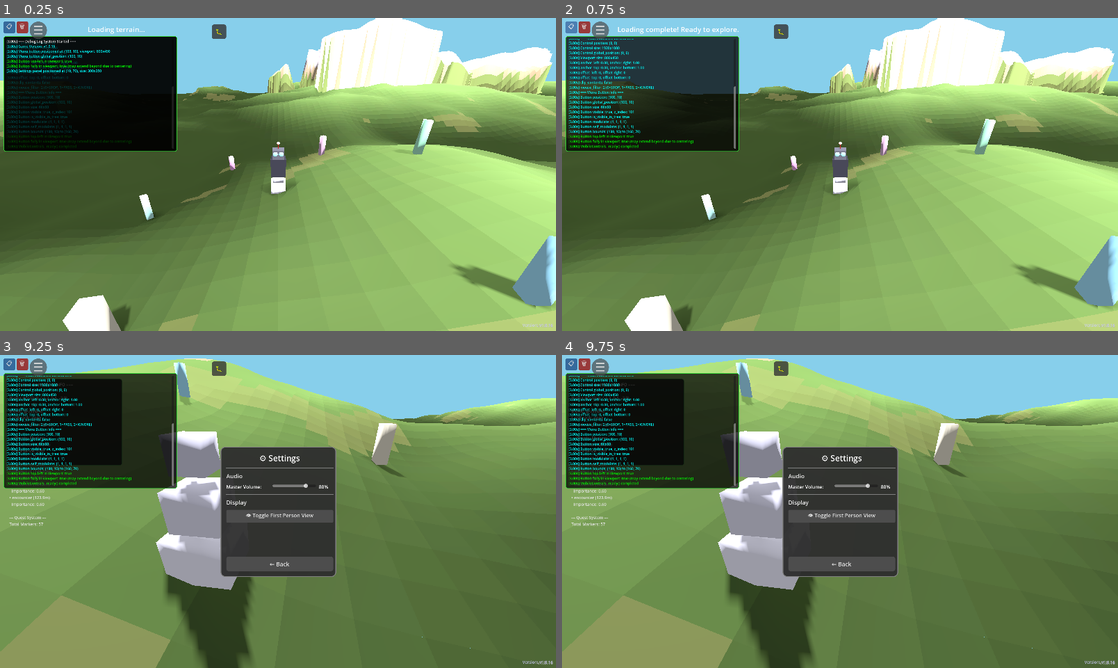
Above: before the commit, frames 1-4 (two rows, left to right).
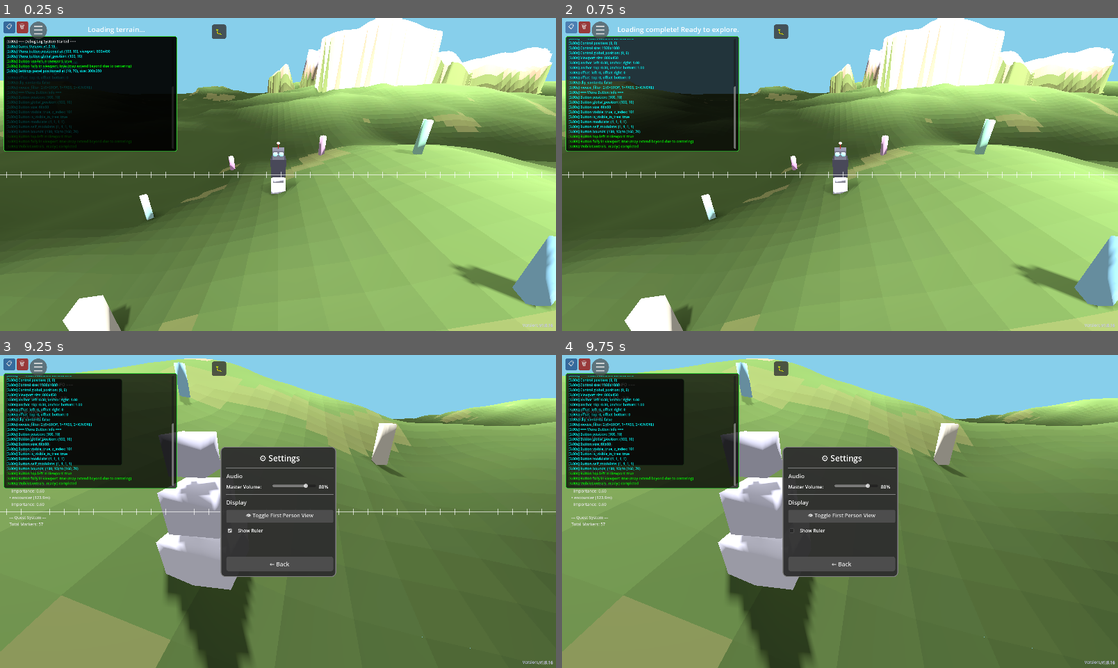
Above: after the commit, the same moments.

Repository: felix-dieterle/YouGame_godot4_public
Game: Godot game, scene res://scenes/main.tscn
The game is run twice, just before and just after one commit, with the same random seed, the same clock (stepped at 60 frames per second) and the same inputs.
Inputs (mouse positions are in pixels of both pictures, inside the frame that each line leads up to):
- Up to frame 1 (0.25 s): no input
- Up to frame 2 (0.75 s): click "📋" at 0.5 s
- Up to frame 3 (9.25 s): click "🗑" at 1.25 s; click "☰" at 2 s; click "▶ Resume Game" at 2.75 s; click "🐛" at 3.5 s; tap Enter at 4.25, 8.75 s; move the mouse to (400, 495) at 4.27 s; hold Right (ui_right) 4.28-5 s; hold V (toggle_camera_view) 4.28-5 s; click (400, 495) at 4.42 s; drag from (166, 527) to (250, 574) at 5.02 s; move the mouse to (333, 442) at 5.77 s; hold Right (ui_right) 5.78-6.5 s; hold V (toggle_camera_view) 5.78-6.5 s; click (333, 442) at 5.92 s; drag from (250, 574) to (111, 464) at 6.52 s; tap Space at 7.25 s; move the mouse to (444, 558) at 7.27 s; hold Left (ui_left) 7.28-8 s; hold V (toggle_camera_view) 7.28-8 s; click (444, 558) at 7.42 s; tap Escape (toggle_pause) at 7.9 s; drag from (111, 464) to (194, 433) at 8.02 s; move the mouse to (305, 511) at 8.77 s; hold Down (ui_down) from 8.78 s (still down); hold V (toggle_camera_view) from 8.78 s (still down); click (305, 511) at 8.92 s
- Up to frame 4 (9.75 s): release Down (ui_down) at 9.5 s; release V (toggle_camera_view) at 9.5 s; click (789, 530) at 9.52 s

The runs differ from the first frame. In frame 1, 0.3% of the frame differs, in the area x 0-100%, y 49-52%; in frame 2, 0.3%; in frame 3, 0.3%; in frame 4, less than 0.1%.

Commit message:
Add ruler overlay with 50px markers and settings toggle
Co-authored-by: felix-dieterle <1490062+felix-dieterle@users.noreply.github.com>

Diff:
--- a/scenes/main.tscn
+++ b/scenes/main.tscn
@@ -10,6 +10,7 @@
 [ext_resource type="Script" path="res://scripts/debug_log_overlay.gd" id="8_debug_log"]
 [ext_resource type="Script" path="res://scripts/weather_system.gd" id="9_weather"]
 [ext_resource type="Script" path="res://scripts/pause_menu.gd" id="10_pause"]
+[ext_resource type="Script" path="res://scripts/ruler_overlay.gd" id="11_ruler"]
 
 [sub_resource type="Environment" id="Environment_1"]
 background_mode = 1
@@ -95,6 +96,17 @@
 z_index = 5
 script = ExtResource("8_debug_log")
 
+[node name="RulerOverlay" type="Control" parent="." groups=["RulerOverlay"]]
+layout_mode = 3
+anchors_preset = 15
+anchor_right = 1.0
+anchor_bottom = 1.0
+grow_horizontal = 2
+grow_vertical = 2
+mouse_filter = 2
+z_index = 50
+script = ExtResource("11_ruler")
+
 [node name="PauseMenu" type="Control" parent="." groups=["PauseMenu"]]
 layout_mode = 3
 anchors_preset = 15
--- a/scripts/pause_menu.gd
+++ b/scripts/pause_menu.gd
@@ -268,6 +268,24 @@
     camera_button.pressed.connect(_on_camera_toggle_pressed)
     settings_vbox.add_child(camera_button)
 
+    # Ruler toggle
+    var ruler_hbox = HBoxContainer.new()
+    ruler_hbox.add_theme_constant_override("separation", 10)
+    settings_vbox.add_child(ruler_hbox)
+
+    var ruler_checkbox = CheckBox.new()
+    ruler_checkbox.button_pressed = true  # Initially visible
+    ruler_checkbox.custom_minimum_size = Vector2(30, 30)
+    ruler_checkbox.focus_mode = Control.FOCUS_NONE
+    ruler_checkbox.toggled.connect(_on_ruler_toggled)
+    ruler_hbox.add_child(ruler_checkbox)
+
+    var ruler_label = Label.new()
+    ruler_label.text = "Show Ruler"
+    ruler_label.add_theme_font_size_override("font_size", 16)
+    ruler_label.vertical_alignment = VERTICAL_ALIGNMENT_CENTER
+    ruler_hbox.add_child(ruler_label)
+
     # Spacer
     var spacer = Control.new()
     spacer.custom_minimum_size = Vector2(0, 10)
@@ -318,3 +336,9 @@
     var player = get_tree().get_first_node_in_group("Player")
     if player and player.has_method("_toggle_camera_view"):
         player._toggle_camera_view()
+
+func _on_ruler_toggled(pressed: bool):
+    # Find ruler overlay and toggle its visibility
+    var ruler = get_tree().get_first_node_in_group("RulerOverlay")
+    if ruler and ruler.has_method("set_visible_state"):
+        ruler.set_visible_state(pressed)
--- /dev/null
+++ b/scripts/ruler_overlay.gd
@@ -0,0 +1,47 @@
+extends Control
+class_name RulerOverlay
+
+# Ruler overlay - displays a horizontal line with markers every 50 pixels
+# Starting from the right edge at mid-height to the left edge
+
+var is_visible: bool = true  # Initially visible
+const MARKER_SPACING: int = 50  # Markers every 50 pixels
+
+func _ready():
+	# Ensure the control covers the full viewport
+	set_anchors_preset(Control.PRESET_FULL_RECT)
+	mouse_filter = Control.MOUSE_FILTER_IGNORE  # Don't block mouse interactions
+	z_index = 50  # Display above most UI elements but below pause menu
+
+func _draw():
+	if not is_visible:
+		return
+
+	var viewport_size = get_viewport_rect().size
+	var mid_height = viewport_size.y / 2.0
+
+	# Draw horizontal line from right to left at mid-height
+	var line_color = Color(1.0, 1.0, 1.0, 0.7)  # Semi-transparent white
+	draw_line(Vector2(viewport_size.x, mid_height), Vector2(0, mid_height), line_color, 2.0)
+
+	# Draw markers every 50 pixels from right to left
+	var marker_height = 10.0  # Height of the marker line
+	for x in range(int(viewport_size.x), 0, -MARKER_SPACING):
+		# Draw vertical marker line
+		draw_line(
+			Vector2(x, mid_height - marker_height),
+			Vector2(x, mid_height + marker_height),
+			line_color,
+			2.0
+		)
+
+func toggle_visibility():
+	is_visible = not is_visible
+	queue_redraw()  # Request redraw in Godot 4
+
+func set_visible_state(visible: bool):
+	is_visible = visible
+	queue_redraw()
+
+func get_visible_state() -> bool:
+	return is_visible
Not shown: 1 places in scenes/main.tscn that only renumber resources
